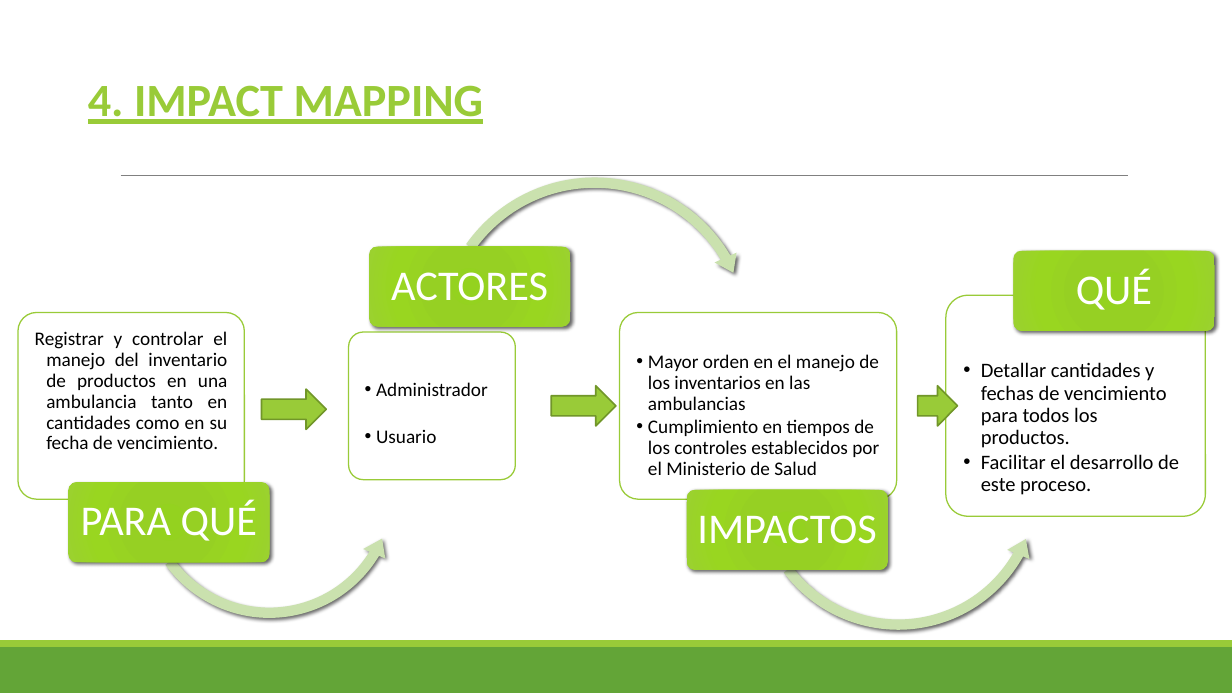
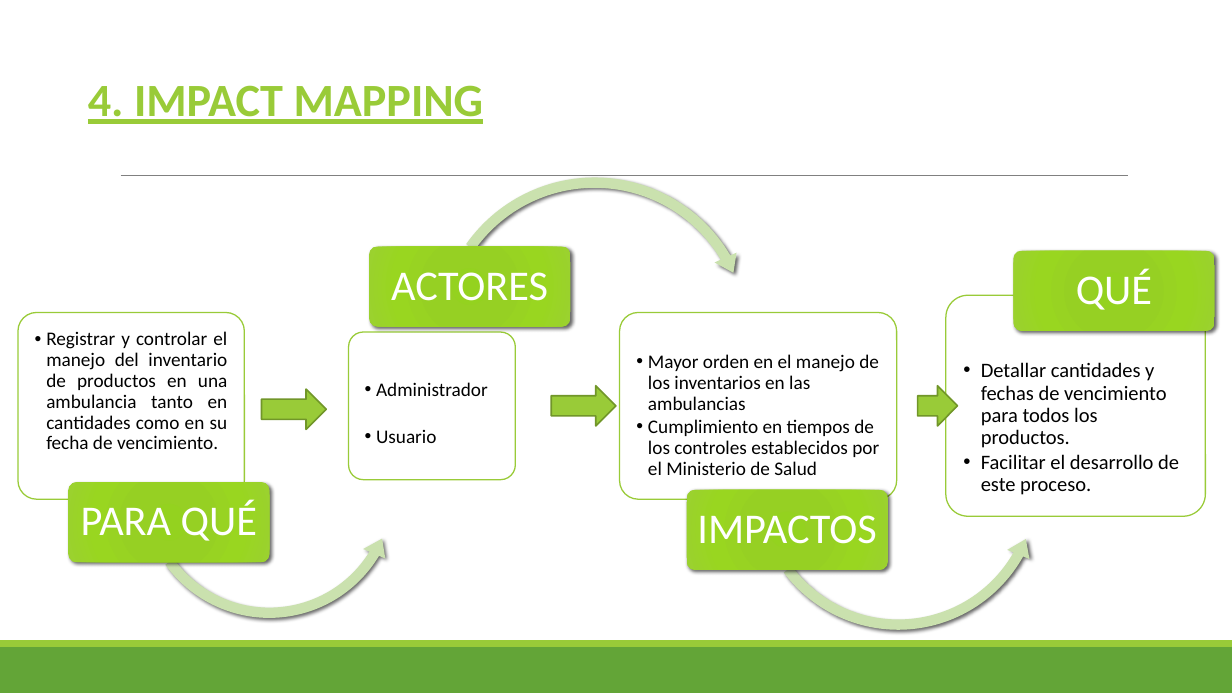
Before and after one commit to NestorRodriguez/ambulancias, a slide deck: slide 12 of PRESENTACION APP INVENTARIOS.pptx. Drawn at 1232x693 pixels with LibreOffice and Linux fonts; fonts in the diff are those of the drawing. Boxes give left, top, right and bottom in pixels: in the first picture for what was removed or moved away, otherwise in the second. Text is boxed around its words. In the diff, an @@ line names an element or a change of style, - is before the commit and + after.

```diff
--- a/PRESENTACION APP INVENTARIOS.pptx
+++ b/PRESENTACION APP INVENTARIOS.pptx
@@ text "Registrar y controlar el manejo ..." at (46,331,228,449): bullet none to •• @@
```
Also in this commit, not shown: 1 other slide changed, 8 other files.
